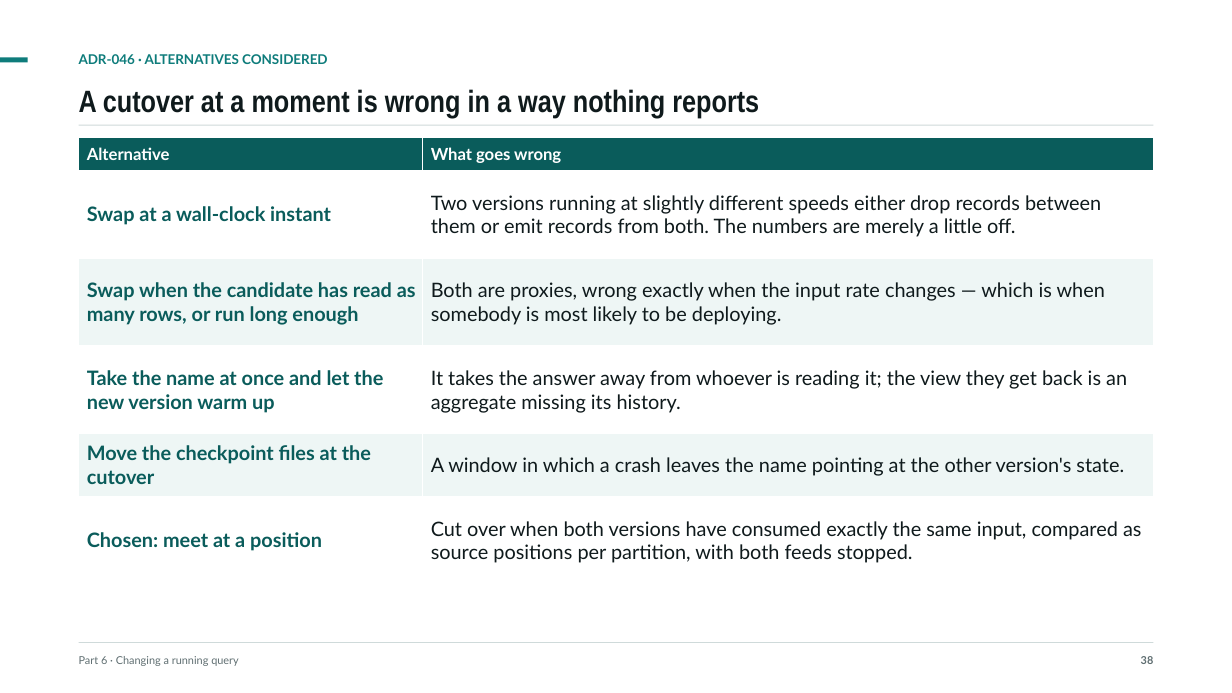
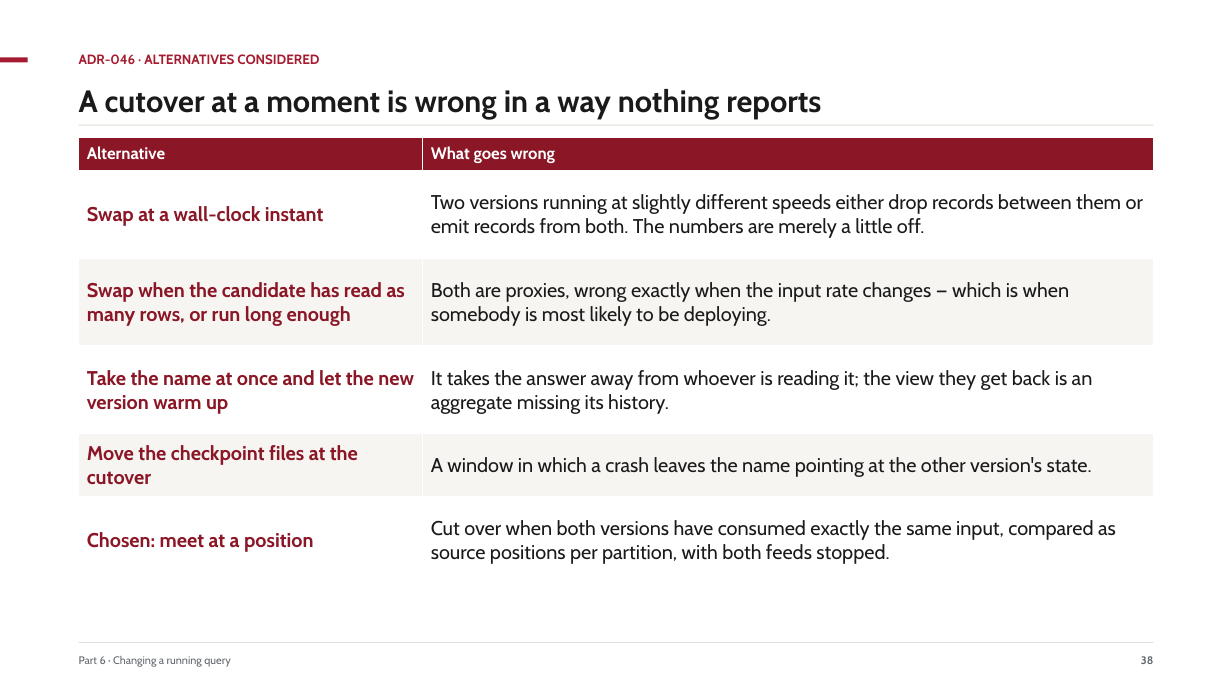
Before and after one commit to ajsinha/pravaha, a slide deck: slide 38 of docs/Pravaha-Continuous-SQL-Engine-Design-and-Evidence.pptx. Drawn at 1232x693 pixels with LibreOffice and Linux fonts; fonts in the diff are those of the drawing. Boxes give left, top, right and bottom in pixels: in the first picture for what was removed or moved away, otherwise in the second. Text is boxed around its words. In the diff, an @@ line names an element or a change of style, - is before the commit and + after.

Commit message:
Crimson is the brand: the deck, the brand guide and the mark follow the console
The owner's choice (2026-09-28). The deck is rebuilt in the console's crimson and Source
faces (audit clean, 75 slides); brand/README.md and logo, mark and favicon SVGs move from
verdigris to crimson. ARCHITECTURE no longer calls lane sharing off by default.

```diff
--- a/docs/Pravaha-Continuous-SQL-Engine-Design-and-Evidence.pptx
+++ b/docs/Pravaha-Continuous-SQL-Engine-Design-and-Evidence.pptx
@@ rectangle at [0, 57, 28, 63]: fill #0E7C7B to #A51C30 @@
@@ text "ADR-046 · ALTERNATIVES CONSIDERED" at [79, 54, 319, 64]: font Lato to Cabin, text colour #0E7C7B to #A51C30 @@
@@ text "A cutover at a moment ..." at [79, 89, 821, 118]: font Arial Narrow to Cabin, text colour #0F1A1C to #1A1A1A @@
@@ table at [79, 138, 1153, 584] @@
@@ fill #0A5C5B to #8A1626 in row 1 @@
@@ fill #EEF6F5 to #F7F5F2 in 4 cells @@
@@ font Lato to Cabin @@
@@ text colour #0A5C5B to #8A1626 in "Swap at a wall-clock instant", "Swap when the candidate has read as ...", "Take the name at once and let ...", "Move the checkpoint files at the cutover" and 1 more places @@
@@ text colour #0F1A1C to #1A1A1A in "Two versions running at slightly different speeds ...", "Both are proxies, wrong exactly when the ...", "It takes the answer away from whoever ...", "A window in which a crash leaves ..." and 1 more places @@
@@ text "Part 6 · Changing a ..." at [79, 656, 230, 666]: font Lato to Cabin, text colour #5F6E71 to #61666E @@
@@ rectangle at [79, 642, 1153, 643]: fill #CFDADA to #E3DED7 @@
```
Also in this commit, not shown: 74 other slides changed, 10 other files.
